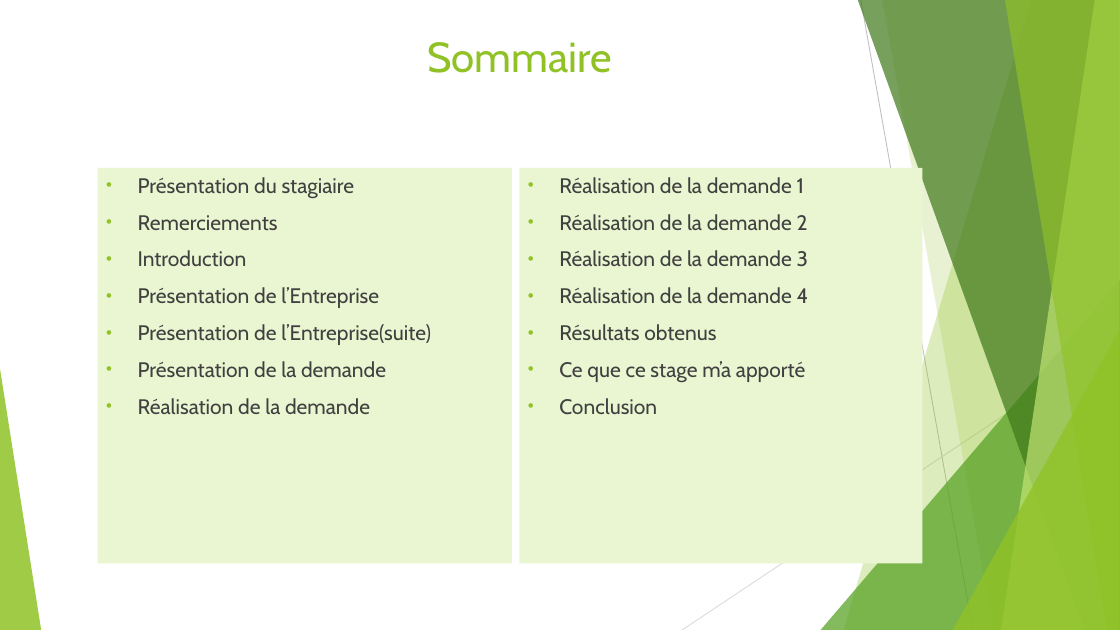
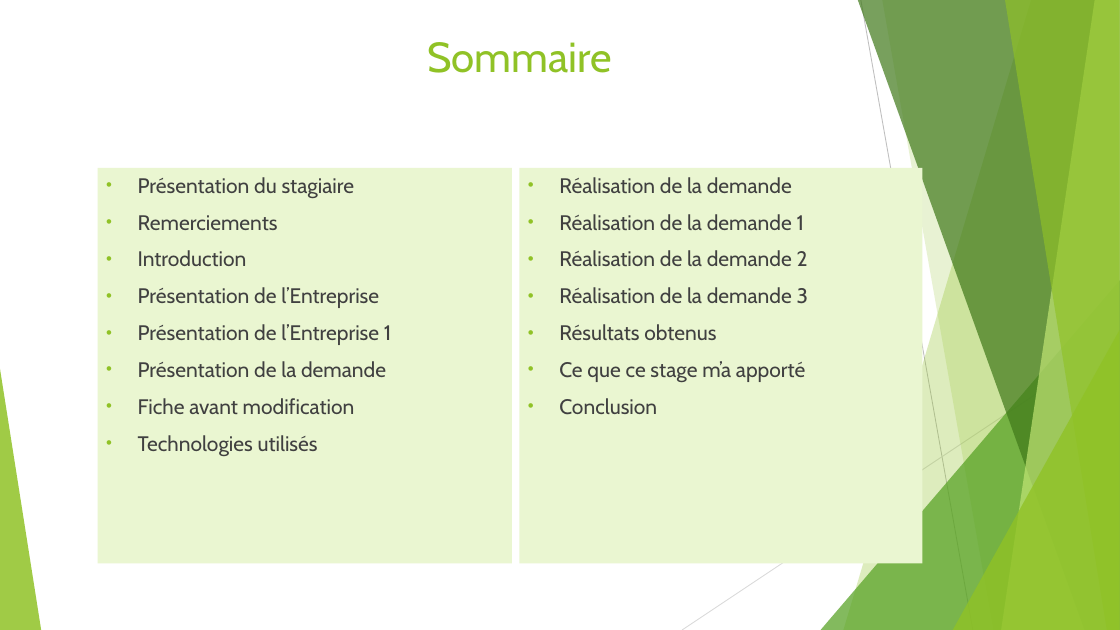
Before and after one commit to Sophie36/LASERSTORE, a slide deck: slide 2 of SOUTENANCE/Soutenance de stage.pptx. Drawn at 1120x630 pixels with LibreOffice and Linux fonts; fonts in the diff are those of the drawing. Boxes give left, top, right and bottom in pixels: in the first picture for what was removed or moved away, otherwise in the second. Text is boxed around its words. In the diff, an @@ line names an element or a change of style, - is before the commit and + after.

Commit message:
modification de la soutenance

```diff
--- a/SOUTENANCE/Soutenance de stage.pptx
+++ b/SOUTENANCE/Soutenance de stage.pptx
@@ text at <box>559,287,809,303</box>: paragraph removed @@
-• Réalisation de la demande 4
@@ text at <box>138,324,391,345</box>: text changed @@
-• Présentation de l’Entreprise(suite)
+• Présentation de l’Entreprise 1
@@ text at <box>138,398,355,456</box>: text changed @@
-• Réalisation de la demande
+• Fiche avant modification
+• Technologies utilisés
```
Also in this commit, not shown: 14 other slides changed, 1 slide added.
